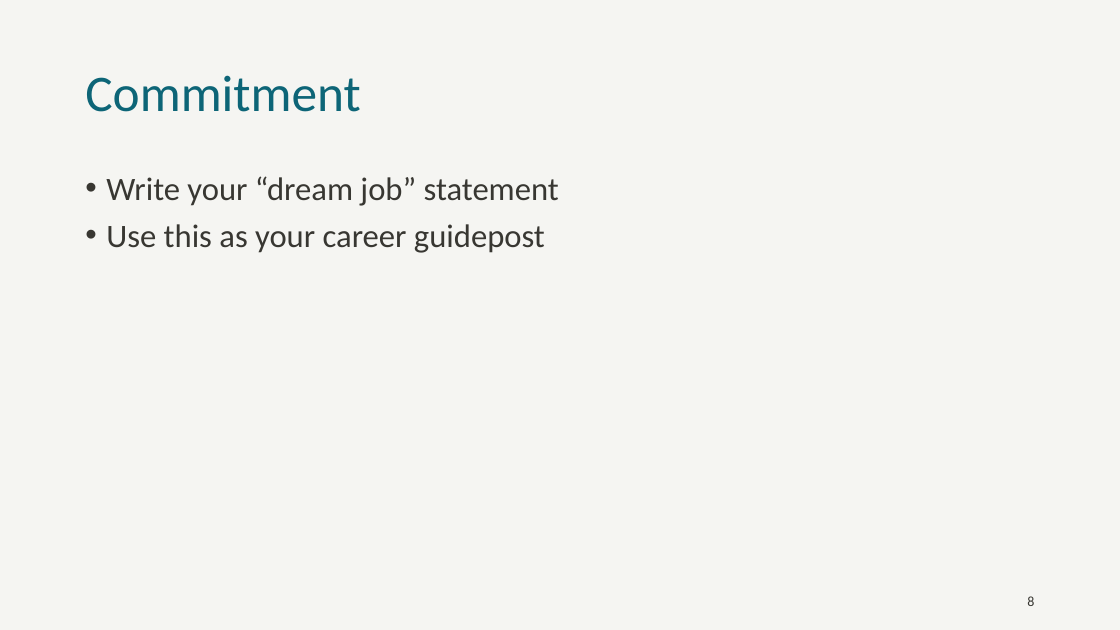
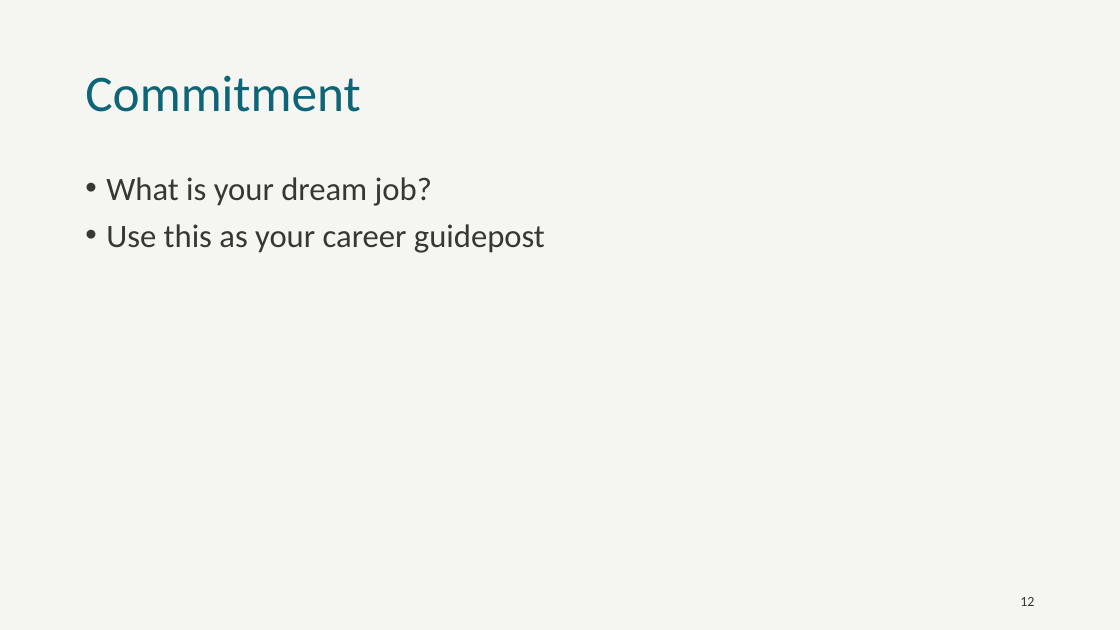
Before and after one commit to jkwuc89/Presentations, a slide deck: slide 12 of Senior Engineer Technical Track.pptx (slide 8 before the commit). Drawn at 1120x630 pixels with LibreOffice and Linux fonts; fonts in the diff are those of the drawing; background and template pictures are left out. Boxes give left, top, right and bottom in pixels: in the first picture for what was removed or moved away, otherwise in the second. Text is boxed around its words. In the diff, an @@ line names an element or a change of style, - is before the commit and + after.

```diff
--- a/Senior Engineer Technical Track.pptx
+++ b/Senior Engineer Technical Track.pptx
@@ text at box(106, 177, 432, 206): text changed @@
-• Write your “dream job” statement
+• What is your dream job?
@@ page number at box(1020, 597, 1034, 606): text changed @@
-8
+12
```
Also in this commit, not shown: 9 other slides changed, 7 slides added, 2 other files.
